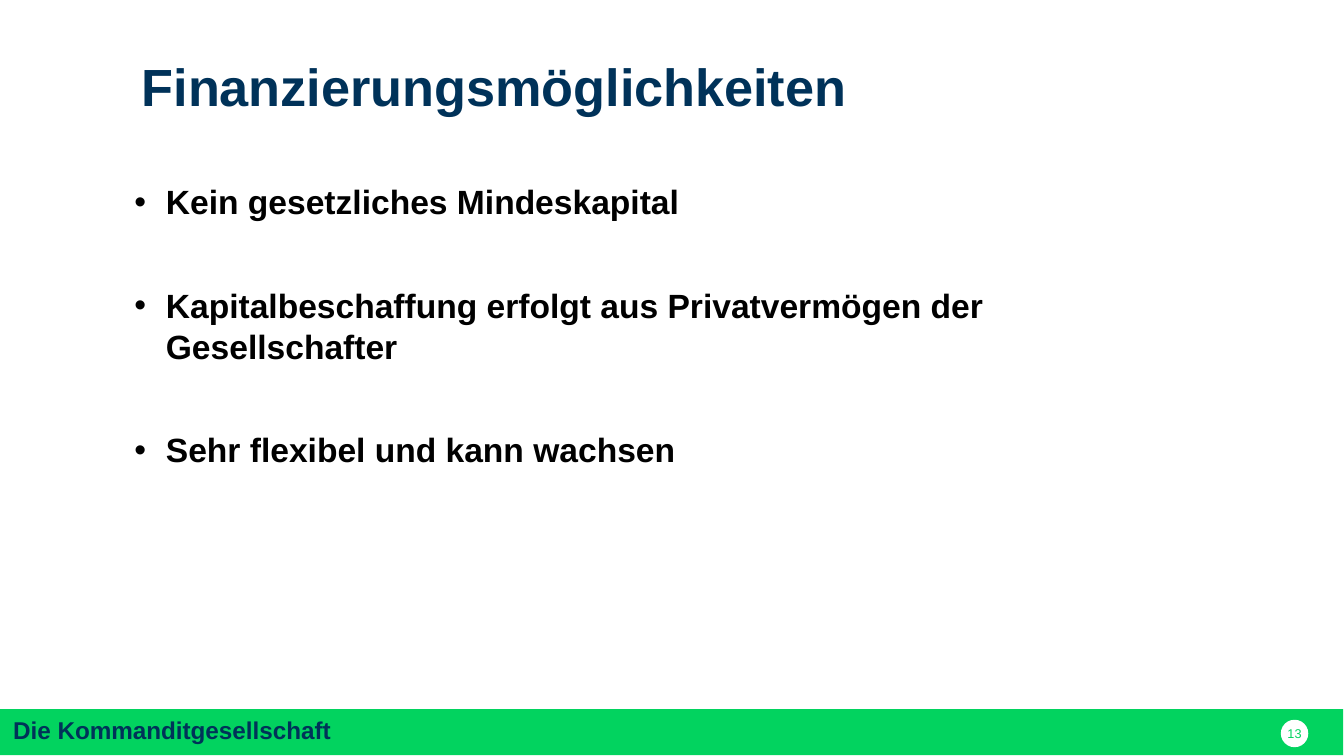
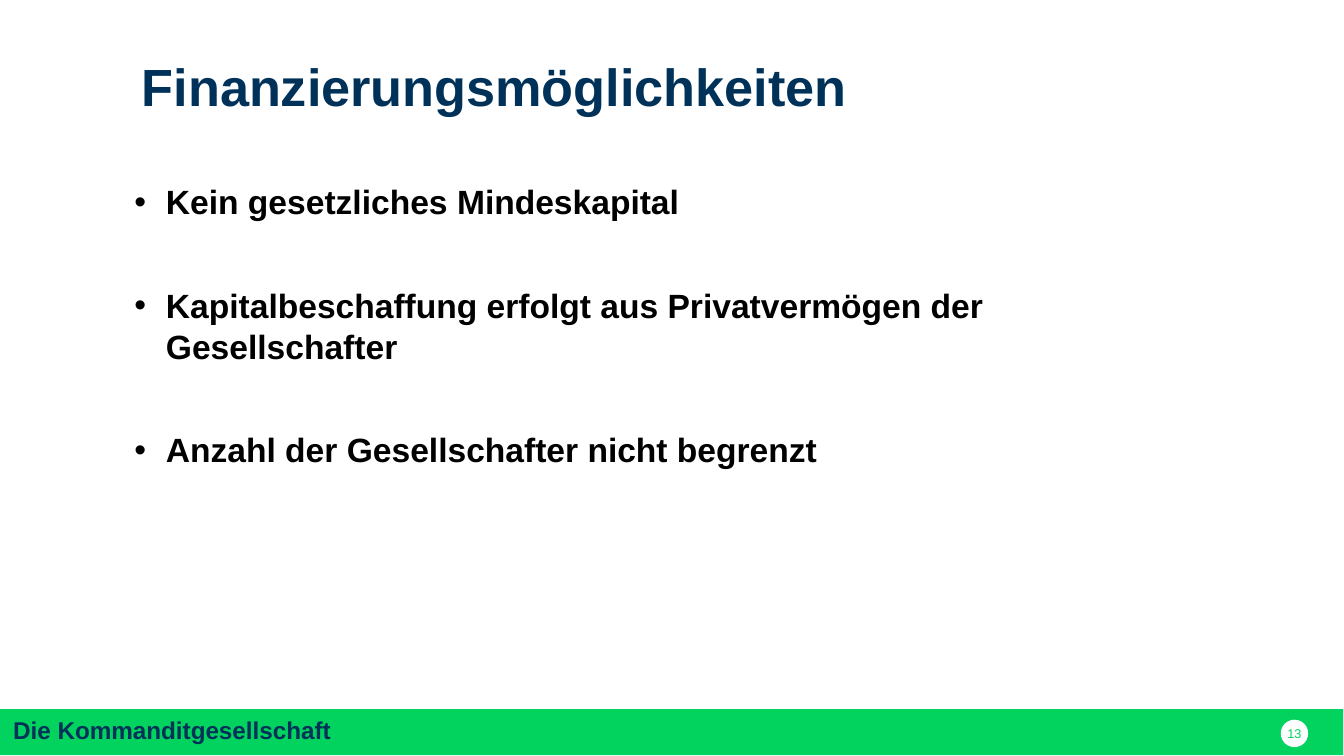
Before and after one commit to nodeg/exercises, a slide deck: slide 13 of FINAL_Referat_BWP_FINAL.pptx. Drawn at 1344x756 pixels with LibreOffice and Linux fonts; fonts in the diff are those of the drawing. Boxes give left, top, right and bottom in pixels: in the first picture for what was removed or moved away, otherwise in the second. Text is boxed around its words. In the diff, an @@ line names an element or a change of style, - is before the commit and + after.

Commit message:
Little change

```diff
--- a/FINAL_Referat_BWP_FINAL.pptx
+++ b/FINAL_Referat_BWP_FINAL.pptx
@@ text at [166, 189, 983, 360]: indent changed @@
@@ text at [166, 437, 817, 468]: text changed @@
-• Sehr flexibel und kann wachsen
+• Anzahl der Gesellschafter nicht begrenzt
```
Also in this commit, not shown: 3 other slides changed, 1 slide added, 1 slide removed.
